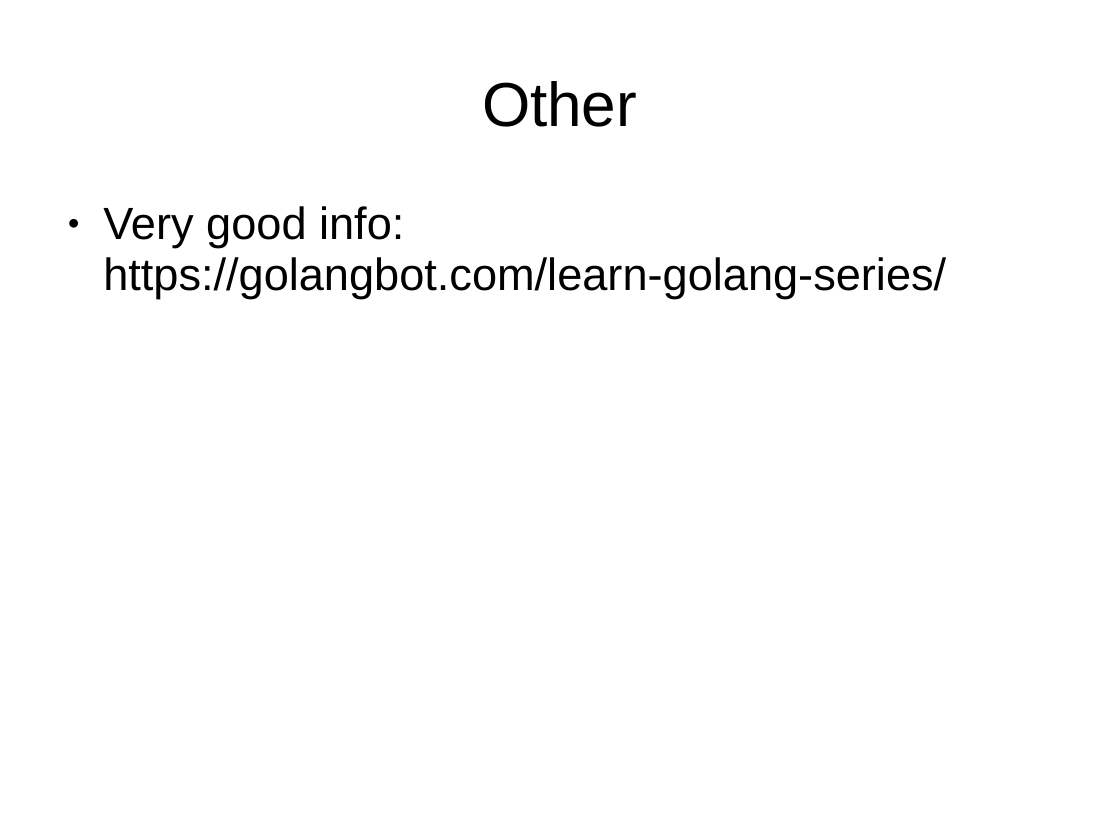
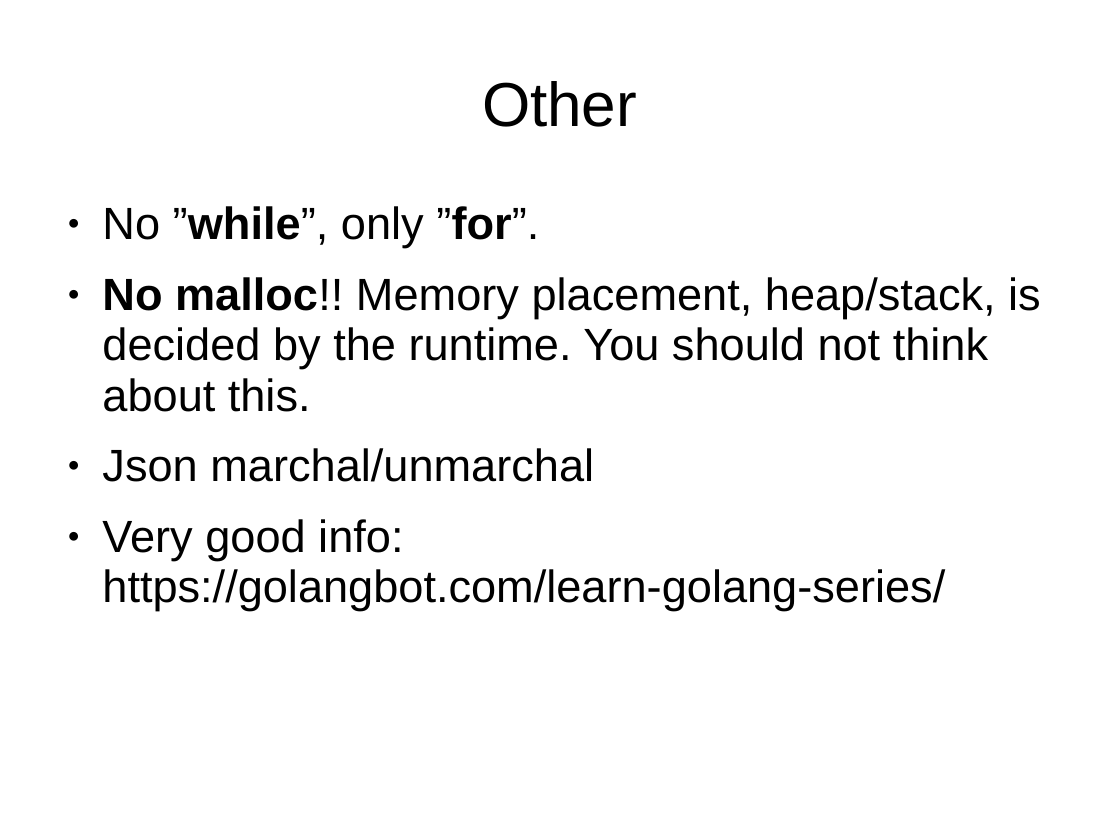
Before and after one commit to smicker/go_course, a slide deck: slide 59 of Golang genomgång.ppt. Drawn at 1120x840 pixels with LibreOffice and Linux fonts; fonts in the diff are those of the drawing; background and template pictures are left out. Boxes give left, top, right and bottom in pixels: in the first picture for what was removed or moved away, otherwise in the second. Text is boxed around its words. In the diff, an @@ line names an element or a change of style, - is before the commit and + after.

```diff
--- a/Golang genomgång.ppt
+++ b/Golang genomgång.ppt
@@ text at [102, 206, 1041, 482]: paragraphs added @@
+● No ”while”, only ”for”.
+● No malloc!! Memory placement, heap/stack, is decided by the runtime. You should not think about this.
+● Json marchal/unmarchal
@@ text at [102, 519, 945, 611]: indent changed @@
```
Also in this commit, not shown: 47 other slides changed, 2 slides added, 2 slides removed, 1 other file.
